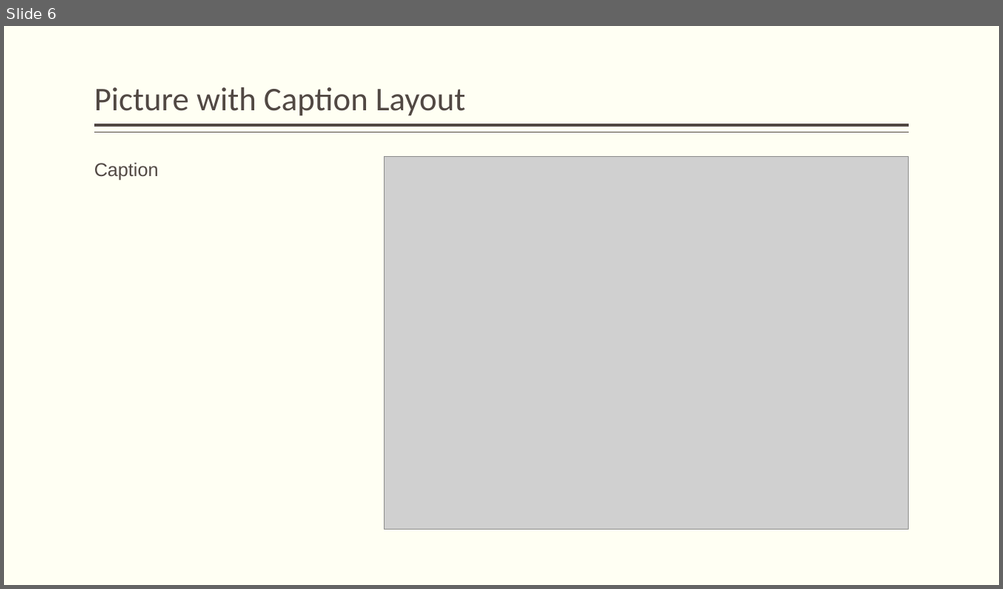
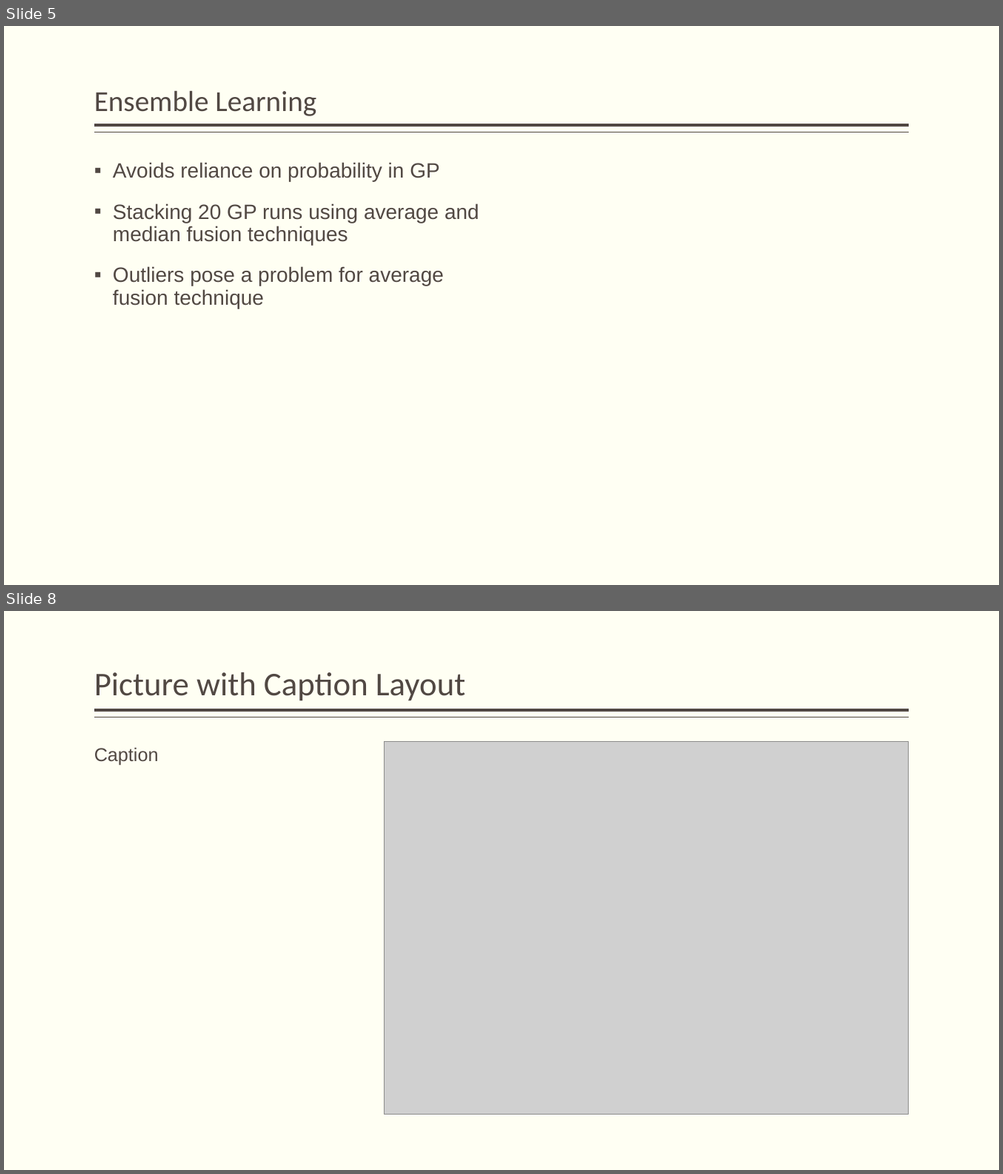
Before and after one commit to JamesEarle/GPP, a slide deck: GPP_Defense.pptx. Shown one above the other, each under a label of ours: slide 6 before the commit, slides 5 and 8 after it; the slides between them are not shown. The pictures are 1003x589 and 1003x1174 pixels, drawn with LibreOffice and Linux fonts; fonts in the diff are those of the drawing; grey boxes stand for pictures. Boxes give left, top, right and bottom in pixels: in the first picture for what was removed or moved away, otherwise in the second. Text is boxed around its words. In the diff, an @@ line names an element or a change of style, - is before the commit and + after.

Commit message:
intro, GP and ensemble learning with outlier graphs

```diff
--- a/GPP_Defense.pptx
+++ b/GPP_Defense.pptx
@@ slide 5 added at box(4, 26, 999, 585), background #FFFFF3; not listed: 2 template elements that a slide beside it also shows @@
@@ title added at box(94, 90, 316, 116), 28 pt, text #514843 @@
+Ensemble Learning
@@ text added at box(113, 162, 479, 309), 20 pt, text #514843 @@
+▪ Avoids reliance on probability in GP
+▪ Stacking 20 GP runs using average and median fusion techniques
+▪ Outliers pose a problem for average fusion technique
@@ what was slide 6 is now slide 8 @@
```
Also in this commit, not shown: 1 slide changed, 5 other slides added, 4 slides removed, 1 other file.
